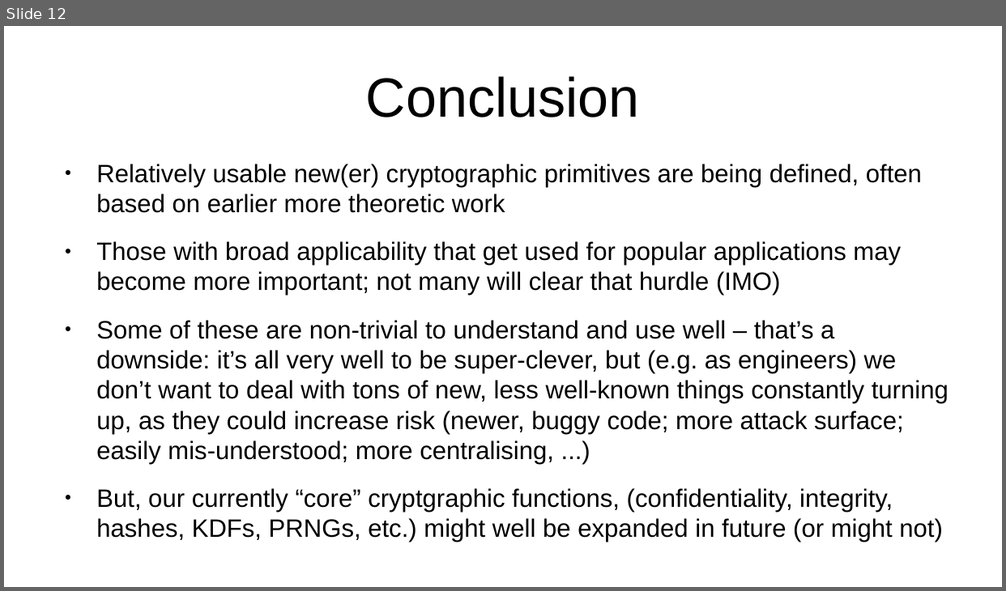
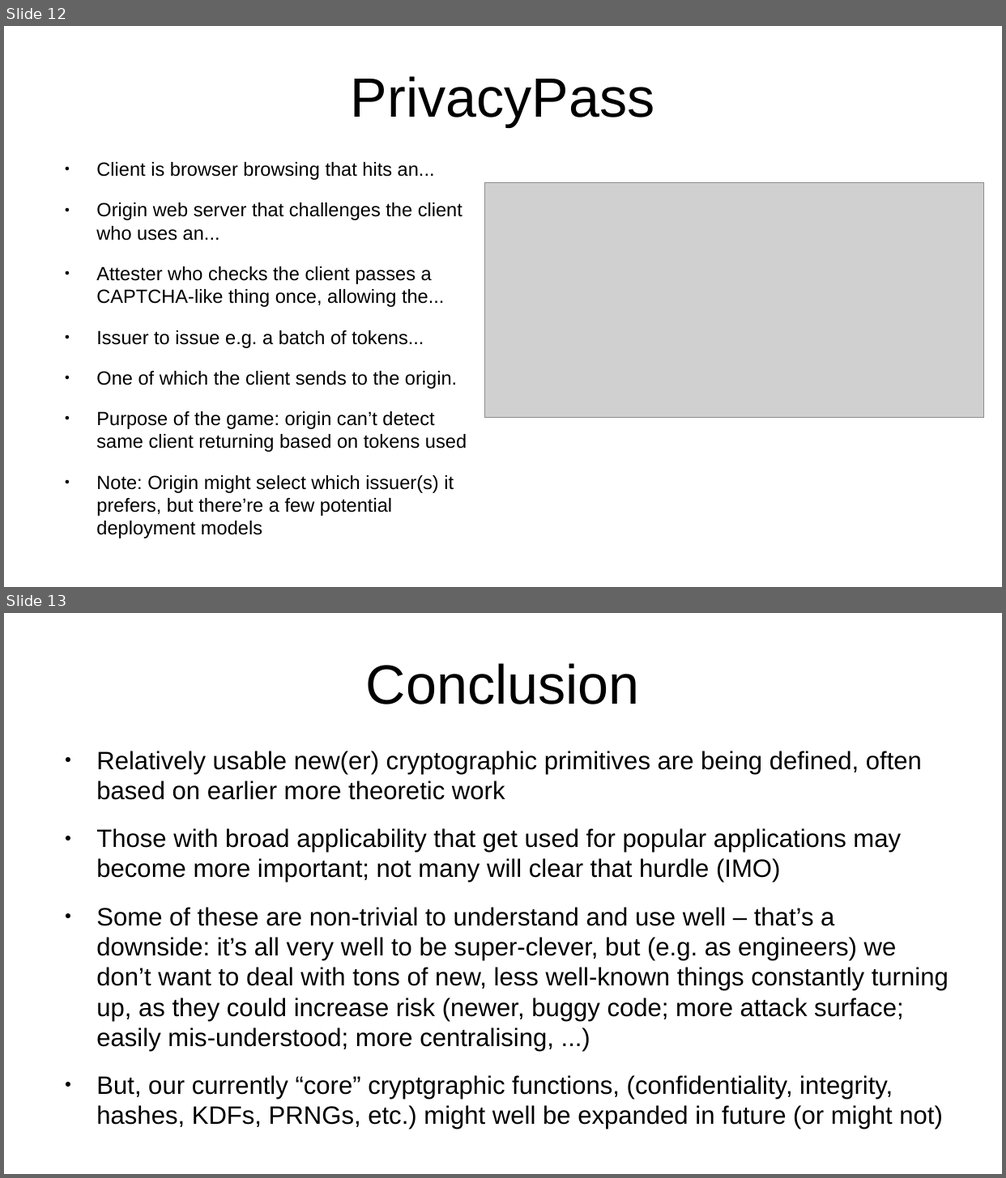
Before and after one commit to sftcd/cs7053, a slide deck: 2023lectures/07-voprf.odp. Shown one above the other, each under a label of ours: slide 12 before the commit, slides 12 and 13 after it. The pictures are 1006x591 and 1006x1178 pixels, drawn with LibreOffice and Linux fonts; fonts in the diff are those of the drawing; grey boxes stand for pictures. Boxes give left, top, right and bottom in pixels: in the first picture for what was removed or moved away, otherwise in the second. Text is boxed around its words. In the diff, an @@ line names an element or a change of style, - is before the commit and + after.

```diff
--- a/2023lectures/07-voprf.odp
+++ b/2023lectures/07-voprf.odp
@@ slide 12 added at [4, 26, 1002, 587], background #FFFFFF @@
@@ title added at [351, 76, 654, 127], 44 pt, text #000000 @@
+PrivacyPass
@@ text added at [96, 162, 467, 539], 15.2 pt, text #000000 @@
+● Client is browser browsing that hits an...
+● Origin web server that challenges the client who uses an...
+● Attester who checks the client passes a CAPTCHA-like thing once, allowing the...
+● Issuer to issue e.g. a batch of tokens...
+● One of which the client sends to the origin.
+● Purpose of the game: origin can’t detect same client returning based on tokens used
+● Note: Origin might select which issuer(s) it prefers, but there’re a few potential deployment models
@@ picture added at [485, 182, 984, 418] @@
@@ what was slide 12 is now slide 13 @@
```
Also in this commit, not shown: 1 slide changed, 2 other slides added, 1 slide removed, 1 other file.
